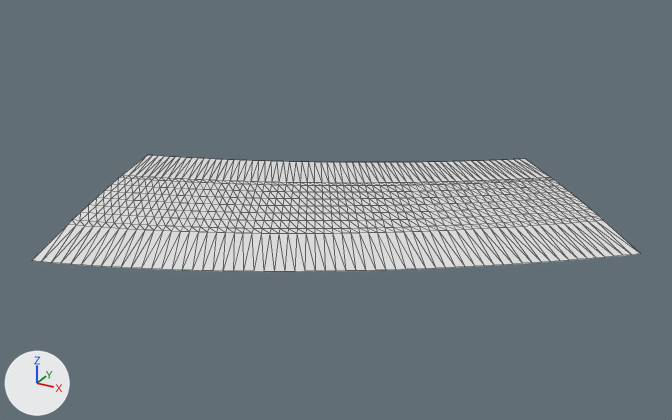
Before and after pictures for a commit that changed the glTF model public/assets/gen4/models/track-17.glb.
Before and after are seen from a 50 mm camera at (638.8, -548.2, 54.3) aimed at (587.1, -454.2, 7.3). Every picture has the same lights, and +X, +Y and +Z are marked at lower left. The older version comes first. Mesh edges are drawn as thin lines. Vertices at exactly the same position are counted once.

The first picture shows 'track-17'.
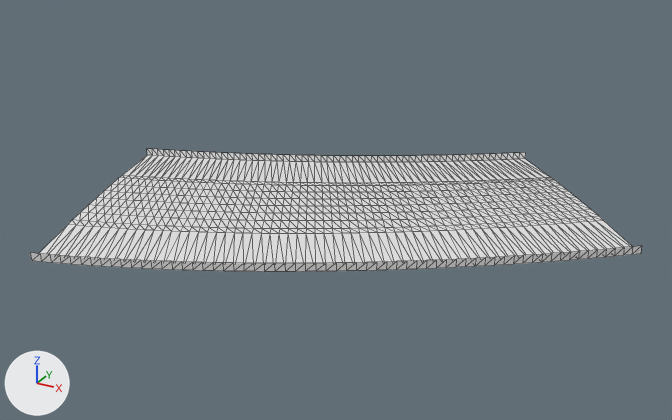
Patch to the scene script:
```diff
--- a/public/assets/gen4/models/track-17.glb.py
+++ b/public/assets/gen4/models/track-17.glb.py
@@ me_track_17 @@
 # used by ob_track_17; location = (0.0, 0.0, 0.0)
-me_track_17.from_pydata(...)  # 693 vertices, 1240 faces; spans x 554.1..623.3, y -483.3..-423.0, z 6.5..8.0
+me_track_17.from_pydata(...)  # 819 vertices, 1488 faces; spans x 554.1..623.3, y -483.3..-422.9, z 6.5..8.6
+# me_track_17 part 1
+# 1 vertex is added at (600.7, -423.5, 7.5)
+# 111 new vertices lie (0.0, 0.0, 1.0) away from vertices in x 554.1..623.3, y -483.3..-425.3, z 6.5..7.6
+# 8 new vertices lie (0.0, 0.1, 1.0) away from vertices in x 573.1..622.5, y -473.0..-423.0, z 6.5..7.5
+# 6 new vertices lie (-0.1, 0.0, 1.0) away from vertices in x 580.9..620.9, y -454.5..-424.1, z 6.5..7.3
+# 248 new faces join them
```

Changed parts and their boxes [x1, y1, x2, y2] in the pictures (672 x 420 px):
'track-17', reshaped: before [32, 155, 640, 272]; after [30, 149, 642, 272]
part 1 of me_track_17, added: after [30, 149, 642, 272]
